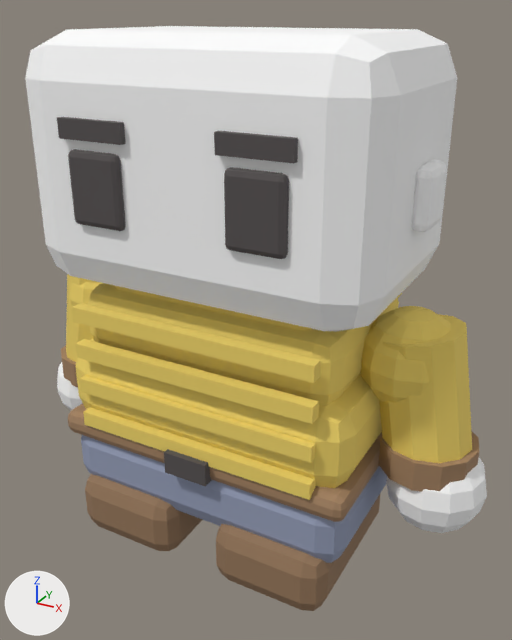
Two versions of the glTF model public/assets/models/characters/body-telogreika-mustard.glb, one commit apart.
Before and after are seen from a 50 mm camera at (0.428, -0.748, 0.684) aimed at (0.018, -0.004, 0.312). Lighting does not change. The marker at lower left points along +X, +Y and +Z. The first picture is the older version. Vertices at exactly the same position are counted once.

In view in the first picture: 'body-mesh', 'head-mesh'.
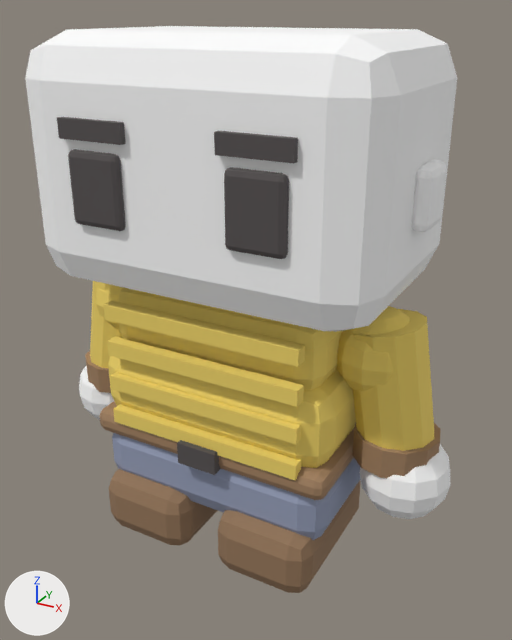
Where the change shows, as pixel boxes [x1, y1, x2, y2] in the pictures (512 x 640 px; the box of a moved part takes in the faces that stretch with it):
'head-mesh', reshaped (6% narrower)
    before: [25, 26, 487, 533]
    after: [25, 26, 457, 519]
'body-mesh', reshaped (15% narrower, 7% shorter)
    before: [61, 274, 480, 611]
    after: [85, 281, 440, 593]
part 1 of me_body_mesh, moved or reshaped
    before: [164, 449, 212, 487]
    after: [177, 440, 220, 475]
part 2 of me_body_mesh, moved or reshaped
    before: [83, 407, 316, 500]
    after: [113, 404, 301, 480]
part 3 of me_body_mesh, moved or reshaped
    before: [80, 375, 315, 463]
    after: [110, 372, 301, 444]
part 4 of me_body_mesh, moved or reshaped
    before: [76, 339, 319, 424]
    after: [107, 337, 304, 407]
part 5 of me_body_mesh, moved or reshaped
    before: [72, 303, 321, 383]
    after: [104, 301, 305, 367]
part 6 of me_body_mesh, moved or reshaped (mostly hidden)
    before: [114, 285, 311, 331]
    after: [139, 291, 289, 324]
part 7 of me_body_mesh, moved or reshaped
    before: [378, 431, 480, 492]
    after: [352, 423, 440, 478]
part 8 of me_body_mesh, moved or reshaped
    before: [61, 345, 78, 387]
    after: [85, 351, 111, 393]
part 9 of me_body_mesh, moved or reshaped
    before: [66, 274, 472, 611]
    after: [90, 281, 434, 593]
part 10 of me_head_mesh, moved or reshaped
    before: [386, 458, 487, 533]
    after: [359, 444, 450, 519]
part 11 of me_head_mesh, moved or reshaped
    before: [57, 362, 82, 410]
    after: [79, 366, 114, 420]

The edits, one by one:
me_body_mesh is used by ob_body_mesh; location (0.0, 0.0, 0.0).
me_body_mesh had 780 vertices, 1464 faces and spanned x -0.318..0.318, y -0.153..0.145, z 0.0..0.382.
me_body_mesh now has 780 vertices, 1464 faces and spans x -0.271..0.271, y -0.135..0.12, z 0.0..0.382.
me_body_mesh part 1: the loose piece of 8 vertices spanning x -0.03..0.03, y -0.153..-0.139, z 0.15..0.18 is scaled about its middle by (0.917, 1, 1), then moved by (0.0, 0.025, 0.0).
me_body_mesh part 2: the loose piece of 8 vertices spanning x -0.165..0.165, y -0.145..-0.129, z 0.175..0.195 is scaled about its middle by (0.818, 1, 1), then moved by (0.0, 0.025, 0.0).
me_body_mesh part 3: the loose piece of 8 vertices spanning x -0.165..0.165, y -0.145..-0.129, z 0.225..0.245 is scaled about its middle by (0.818, 1, 1), then moved by (0.0, 0.025, 0.0).
me_body_mesh part 4: the loose piece of 8 vertices spanning x -0.165..0.165, y -0.145..-0.129, z 0.275..0.295 is scaled about its middle by (0.818, 1, 1), then moved by (0.0, 0.025, 0.0).
me_body_mesh part 5: the loose piece of 8 vertices spanning x -0.165..0.165, y -0.145..-0.129, z 0.325..0.345 is scaled about its middle by (0.818, 1, 1), then moved by (0.0, 0.025, 0.0).
me_body_mesh part 6: the loose piece of 56 vertices spanning x -0.14..0.14, y -0.1..0.1, z 0.342..0.382 is scaled about its middle by (0.831, 0.839, 1).
me_body_mesh part 7: the loose piece of 24 vertices spanning x 0.198..0.318, y -0.06..0.06, z 0.166..0.204 is scaled about its middle by (0.9, 0.9, 1), then moved by (-0.041, 0.0, 0.0).
me_body_mesh part 8: the loose piece of 24 vertices spanning x -0.318..-0.198, y -0.06..0.06, z 0.166..0.204 is scaled about its middle by (0.9, 0.9, 1), then moved by (0.041, 0.0, 0.0).
me_body_mesh part 9: 556 of 780 vertices moved; they spanned x -0.311..0.311, y -0.153..0.142, z 0.0..0.367 and now span x -0.265..0.265, y -0.135..0.117, z 0.0..0.363; mean shift (0.0, 0.001, 0.0); largest move (-0.225, 0.0, 0.243) -> (-0.165, 0.034, 0.345).
Other edits to the shape of me_body_mesh do not show in these pictures.
me_head_mesh is used by ob_head_mesh; location (0.0, 0.0, 0.0).
me_head_mesh had 444 vertices, 852 faces and spanned x -0.334..0.334, y -0.159..0.15, z 0.083..0.662.
me_head_mesh now has 444 vertices, 852 faces and spans x -0.29..0.29, y -0.159..0.15, z 0.087..0.662.
me_head_mesh part 10: 86 of 444 vertices moved; they spanned x 0.21..0.334, y -0.062..0.062, z 0.083..0.207 and now span x 0.174..0.29, y -0.058..0.058, z 0.087..0.203; mean shift (-0.04, 0.0, 0.0); largest move (0.284, -0.021, 0.088) -> (0.232, -0.022, 0.199).
me_head_mesh part 11: 86 of 444 vertices moved; they spanned x -0.334..-0.21, y -0.062..0.062, z 0.083..0.207 and now span x -0.29..-0.174, y -0.058..0.058, z 0.087..0.203; mean shift (0.04, 0.0, 0.0); largest move (-0.272, 0.0, 0.083) -> (-0.221, 0.019, 0.199).
